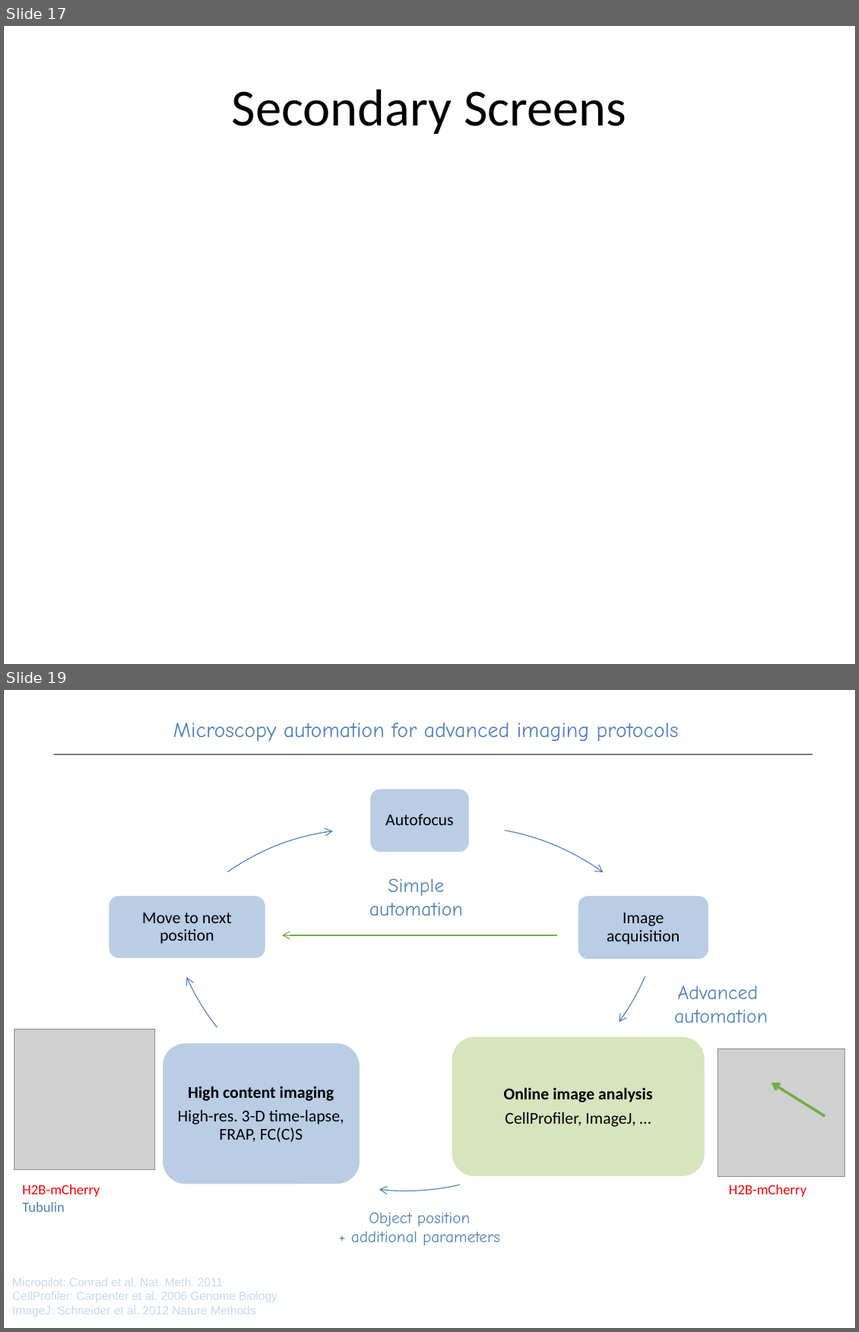
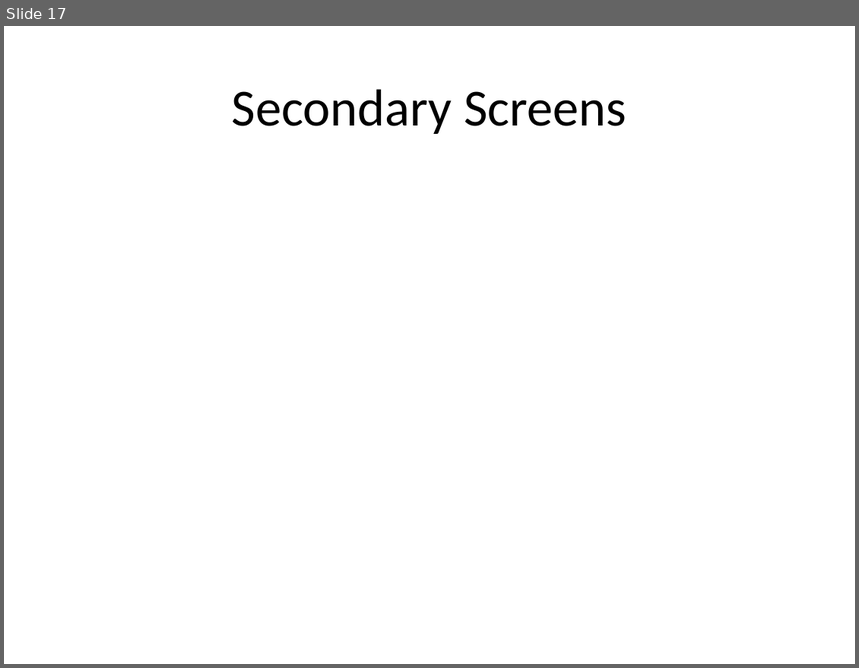
Before and after one commit to tischi/talk-2016-ASCB, a slide deck: 2016-12-07--Tischi--ASCB--ZEISS.pptx. Shown one above the other, each under a label of ours: slides 17 and 19 before the commit, slide 17 after it; the slides between them are not shown. The pictures are 859x1332 and 859x668 pixels, drawn with LibreOffice and Linux fonts; fonts in the diff are those of the drawing; grey boxes stand for pictures; background and template pictures are left out. Boxes give left, top, right and bottom in pixels: in the first picture for what was removed or moved away, otherwise in the second. Text is boxed around its words. In the diff, an @@ line names an element or a change of style, - is before the commit and + after.

```diff
--- a/2016-12-07--Tischi--ASCB--ZEISS.pptx
+++ b/2016-12-07--Tischi--ASCB--ZEISS.pptx
@@ slide 19 removed at box(4, 690, 855, 1328), background #FFFFFF @@
@@ text removed at box(173, 723, 679, 742) @@
-Microscopy automation for advanced imaging protocols
@@ line removed from (53, 755) to (813, 755) @@
@@ group removed at box(108, 690, 709, 1308): 5 rounded rectangles, 5 texts, 5 freeform shapes @@
-Autofocus
-Image acquisition
-Online image analysis
-CellProfiler, ImageJ, …
-High content imaging
-High-res. 3-D time-lapse, FRAP, FC(C)S
-Move to next position
@@ text removed at box(370, 878, 463, 916) @@
-Simple
-automation
@@ arrow removed from (557, 935) to (282, 935) @@
@@ text removed at box(674, 986, 768, 1024) @@
-Advanced
-automation
@@ picture removed at box(14, 1030, 154, 1170) @@
@@ group removed at box(22, 1049, 846, 1212): 2 texts, 1 picture, 1 arrow @@
-H2B-mCherry
-H2B-mCherry
-Tubulin
@@ text removed at box(351, 1212, 500, 1246) @@
-Object position
-+ additional parameters
@@ text removed at box(12, 1278, 278, 1317) @@
-Micropilot: Conrad et al. Nat. Meth. 2011
-CellProfiler: Carpenter et al. 2006 Genome Biology
-ImageJ: Schneider et al. 2012 Nature Methods
```
Also in this commit, not shown: 1 slide changed, 5 slides added, 2 other slides removed.
